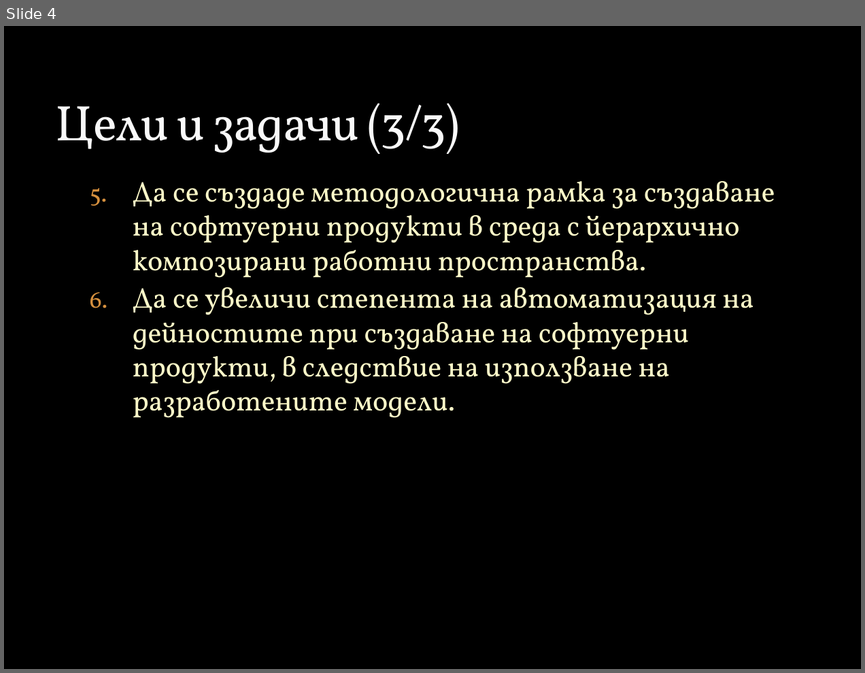
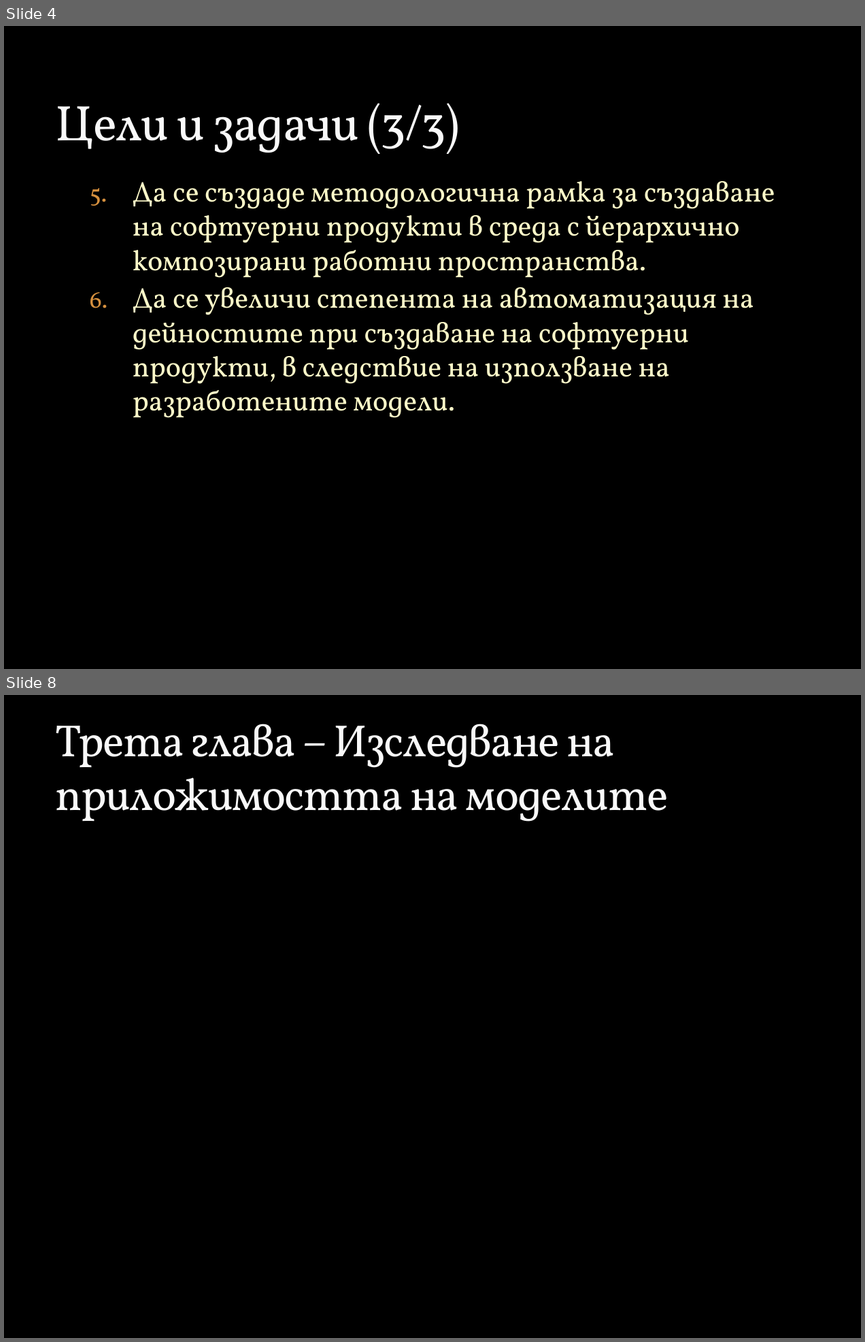
Before and after one commit to vjotov/versia, a slide deck: doc/Presentation.pptx. Shown one above the other, each under a label of ours: slide 4 before the commit, slides 4 and 8 after it; the slides between them are not shown. The pictures are 865x673 and 865x1342 pixels, drawn with LibreOffice and Linux fonts; fonts in the diff are those of the drawing; background and template pictures are left out. Boxes give left, top, right and bottom in pixels: in the first picture for what was removed or moved away, otherwise in the second. Text is boxed around its words. In the diff, an @@ line names an element or a change of style, - is before the commit and + after.

```diff
--- a/doc/Presentation.pptx
+++ b/doc/Presentation.pptx
@@ slide 8 added at box(4, 695, 861, 1338), background picture (left out) @@
@@ title added at box(55, 724, 668, 821), 37.8 pt, text #F9F9F9 @@
+Трета глава – Изследване на приложимостта на моделите
```
Also in this commit, not shown: 1 slide changed, 5 other slides added, 1 other file.
